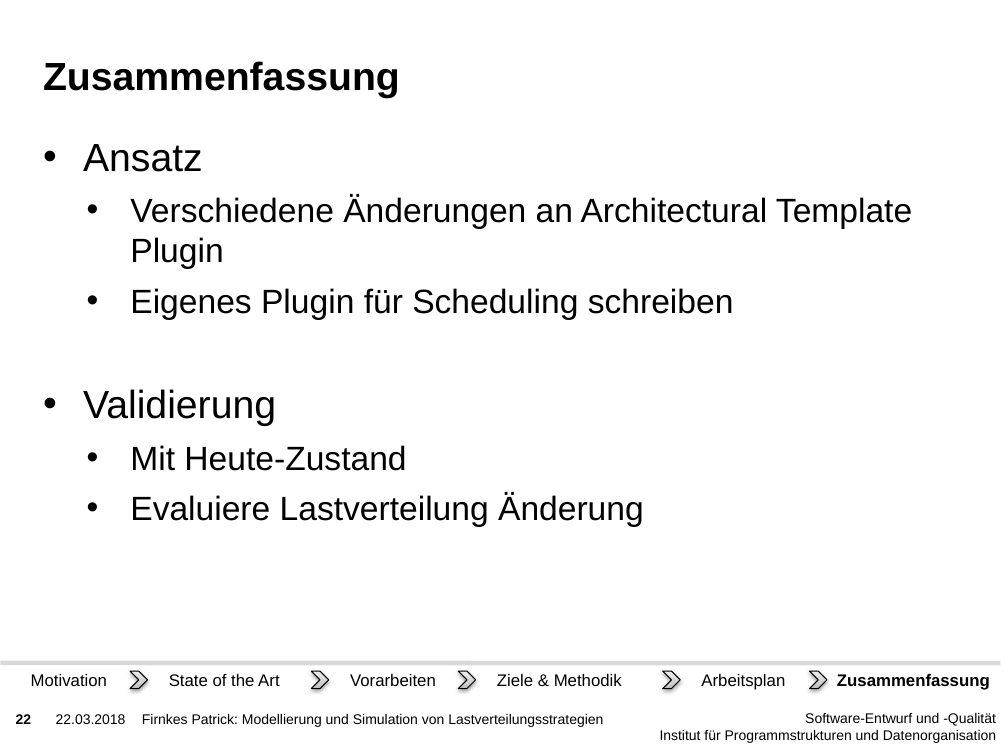
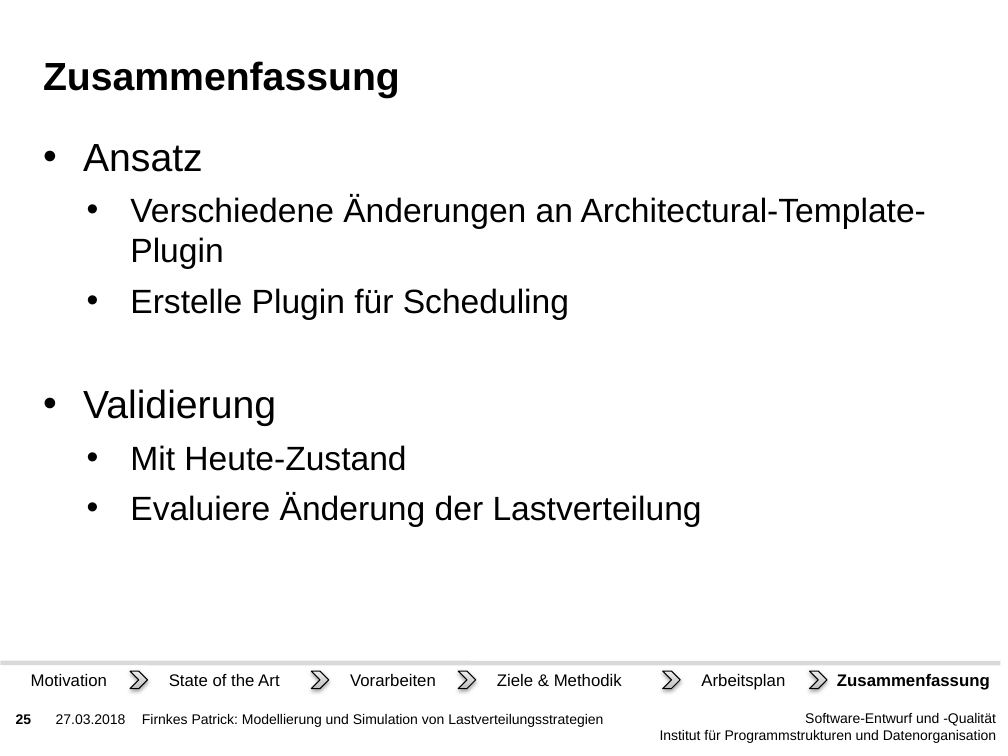
Before and after one commit to PatFirn/wlcg-loadbalancing, a slide deck: slide 25 of presentations/projekt-antrag.pptx (slide 22 before the commit). Drawn at 1008x756 pixels with LibreOffice and Linux fonts; fonts in the diff are those of the drawing; background and template pictures are left out. Boxes give left, top, right and bottom in pixels: in the first picture for what was removed or moved away, otherwise in the second. Text is boxed around its words. In the diff, an @@ line names an element or a change of style, - is before the commit and + after.

```diff
--- a/presentations/projekt-antrag.pptx
+++ b/presentations/projekt-antrag.pptx
@@ text at [130,195,926,320]: text changed @@
-  • Verschiedene Änderungen an Architectural Template Plugin
-  • Eigenes Plugin für Scheduling schreiben
+  • Verschiedene Änderungen an Architectural-Template- Plugin
+  • Erstelle Plugin für Scheduling
@@ text at [130,493,702,527]: text changed @@
-  • Evaluiere Lastverteilung Änderung
+  • Evaluiere Änderung der Lastverteilung
@@ page number at [16,714,32,724]: text changed @@
-22
+25
@@ text at [56,714,126,724]: text changed @@
-22.03.2018
+27.03.2018
```
Also in this commit, not shown: 29 other slides changed, 3 slides added.
